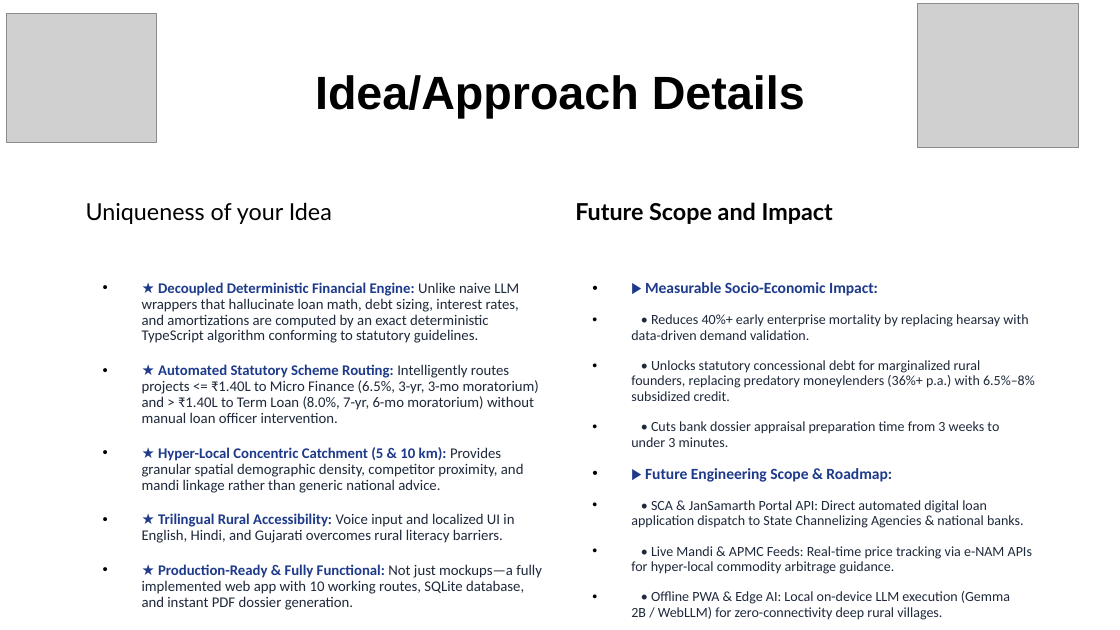
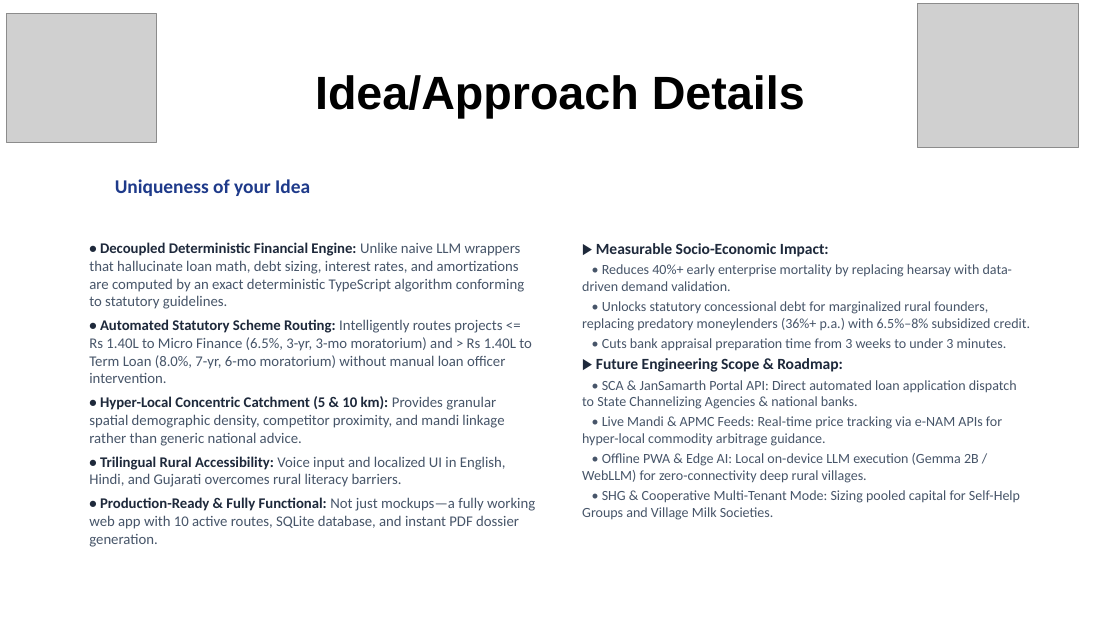
Before and after one commit to ChiragVasava/gramsaarthi-ai, a slide deck: slide 4 of MD_Files/GramSaarthi_AI_Hackathon_Presentation.pptx. Drawn at 1120x630 pixels with LibreOffice and Linux fonts; fonts in the diff are those of the drawing; grey boxes stand for pictures. Boxes give left, top, right and bottom in pixels: in the first picture for what was removed or moved away, otherwise in the second. Text is boxed around its words. In the diff, an @@ line names an element or a change of style, - is before the commit and + after.

Commit message:
fix(ppt): polish slide layout, fix bullet indentation, clean architecture diagram, and update slide headings

```diff
--- a/MD_Files/GramSaarthi_AI_Hackathon_Presentation.pptx
+++ b/MD_Files/GramSaarthi_AI_Hackathon_Presentation.pptx
@@ text "Uniqueness of your Idea" at (115, 179, 310, 196): size 15 to 12.5 pt, font Lato to Calibri, text colour #000000 to #1E3A8A, bold on; indent changed @@
@@ text "▶ Measurable Socio-Economic Impact:": place and size @@
-text "▶ Measurable Socio-Economic Impact:" at (631, 282, 1035, 620)
+text "▶ Measurable Socio-Economic Impact:" at (582, 243, 1030, 520)
@@ text removed at (575, 202, 833, 224) @@
-Future Scope and Impact
@@ text at (89, 242, 535, 547): text changed; text colour #1E293B to #475569 @@
-• ★ Decoupled Deterministic Financial Engine: Unlike naive LLM wrappers that hallucinate loan math, debt sizing, interest rates, and amortizations are computed by an exact deterministic TypeScript algorithm conforming to statutory guidelines.
-• ★ Automated Statutory Scheme Routing: Intelligently routes projects <= ₹1.40L to Micro Finance (6.5%, 3-yr, 3-mo moratorium) and > ₹1.40L to Term Loan (8.0%, 7-yr, 6-mo moratorium) without manual loan officer intervention.
-• ★ Hyper-Local Concentric Catchment (5 & 10 km): Provides granular spatial demographic density, competitor proximity, and mandi linkage rather than generic national advice.
-• ★ Trilingual Rural Accessibility: Voice input and localized UI in English, Hindi, and Gujarati overcomes rural literacy barriers.
-• ★ Production-Ready & Fully Functional: Not just mockups—a fully implemented web app with 10 working routes, SQLite database, and instant PDF dossier generation.
+• Decoupled Deterministic Financial Engine: Unlike naive LLM wrappers that hallucinate loan math, debt sizing, interest rates, and amortizations are computed by an exact deterministic TypeScript algorithm conforming to statutory guidelines.
+• Automated Statutory Scheme Routing: Intelligently routes projects <= Rs 1.40L to Micro Finance (6.5%, 3-yr, 3-mo moratorium) and > Rs 1.40L to Term Loan (8.0%, 7-yr, 6-mo moratorium) without manual loan officer intervention.
+• Hyper-Local Concentric Catchment (5 & 10 km): Provides granular spatial demographic density, competitor proximity, and mandi linkage rather than generic national advice.
+• Trilingual Rural Accessibility: Voice input and localized UI in English, Hindi, and Gujarati overcomes rural literacy barriers.
+• Production-Ready & Fully Functional: Not just mockups—a fully working web app with 10 active routes, SQLite database, and instant PDF dossier generation.
@@ text at (582, 243, 1030, 520): text colour #1E3A8A to #1E293B in "▶ Measurable Socio-Economic Impact:", "▶ Future Engineering Scope & Roadmap:"; text colour #1E293B to #475569 in "• Reduces 40%+ early enterprise mortality by ...", "• Unlocks statutory concessional debt for marginalized ...", "• Live Mandi & APMC Feeds: Real-time ...", "• Offline PWA & Edge AI: Local ..." and 1 more places; bullet • to none; line spacing 0.9 to 1; less space between paragraphs @@
@@ text at (602, 338, 1007, 351): text changed; text colour #1E293B to #475569 @@
-• • Cuts bank dossier appraisal preparation time from 3 weeks to under 3 minutes.
+• Cuts bank appraisal preparation time from 3 weeks to under 3 minutes.
@@ text at (582, 380, 1017, 409): text changed; text colour #1E293B to #475569 @@
-• • SCA & JanSamarth Portal API: Direct automated digital loan application dispatch to State Channelizing Agencies & national banks.
+• SCA & JanSamarth Portal API: Direct automated loan application dispatch to State Channelizing Agencies & national banks.
```
Also in this commit, not shown: 5 other slides changed, 2 other files.
